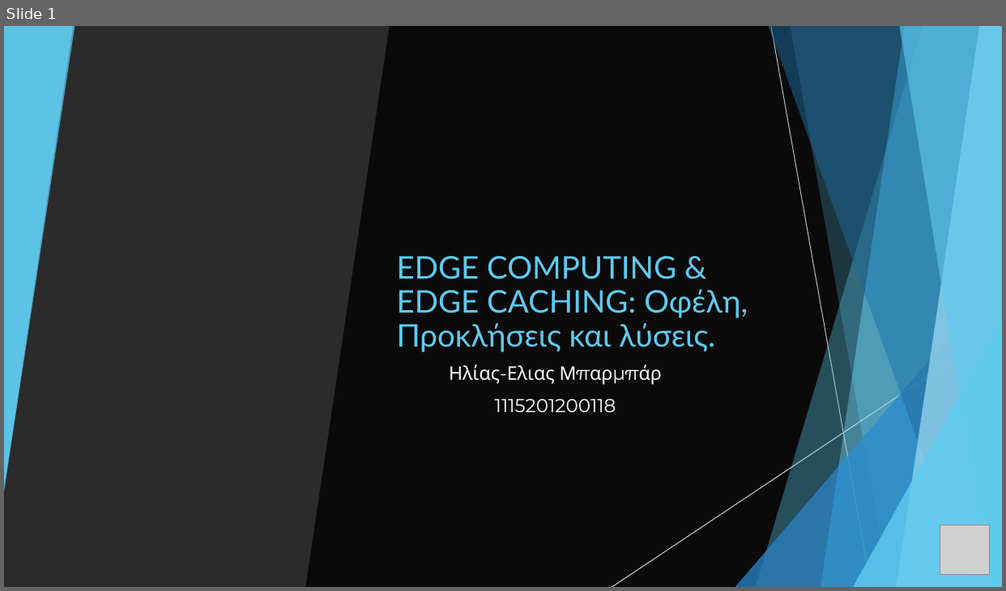
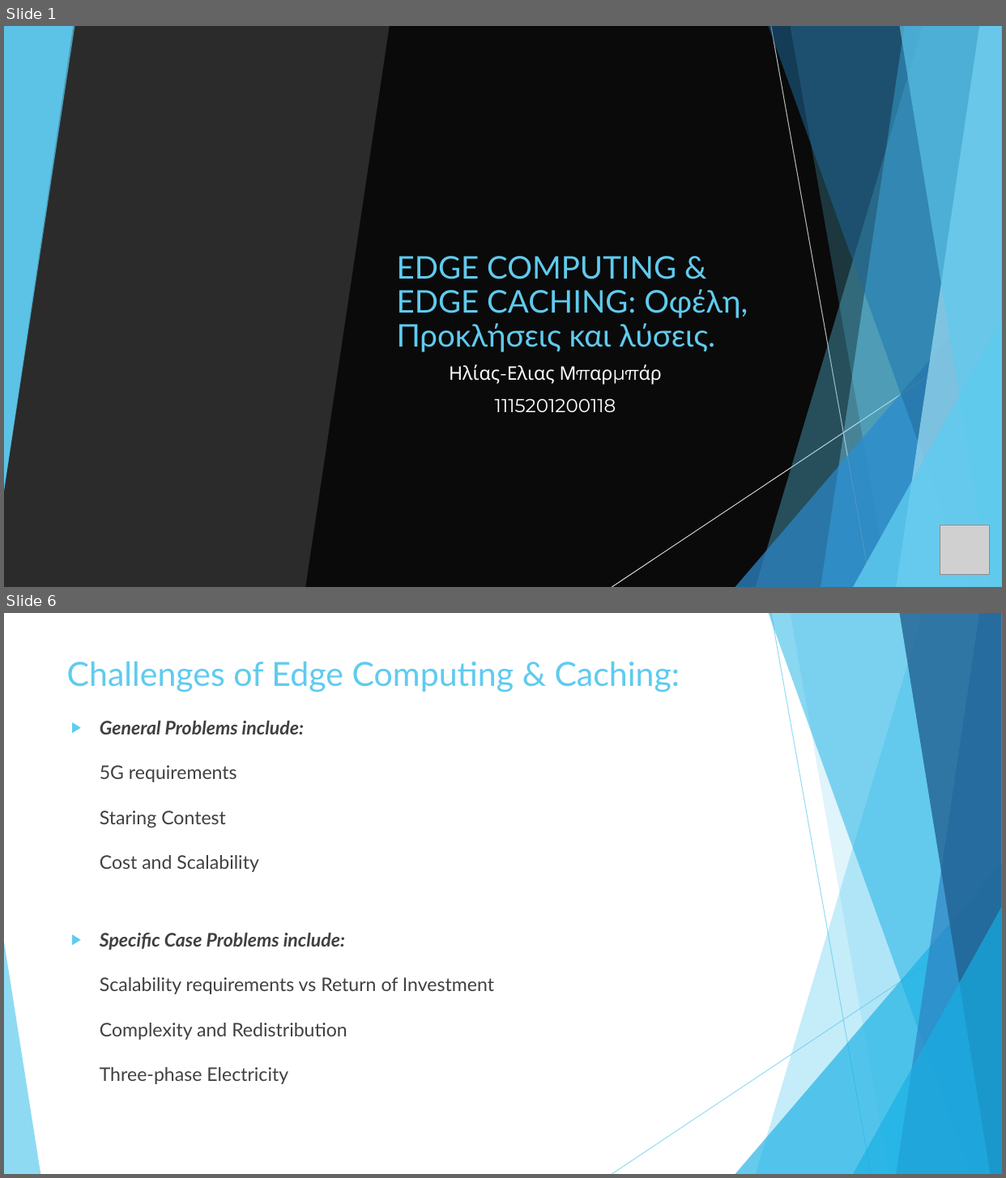
Before and after one commit to IliasBarmpar/Edge-Computing-and-Edge-Caching-Presentation-uni-course, a slide deck: Παρουσίαση Edge Computing & Edge Caching.pptx. Shown one above the other, each under a label of ours: slide 1 before the commit, slides 1 and 6 after it; the slides between them are not shown. The pictures are 1006x591 and 1006x1178 pixels, drawn with LibreOffice and Linux fonts; fonts in the diff are those of the drawing; grey boxes stand for pictures; background and template pictures are left out; a plain dark background stands for a picture behind light text. Boxes give left, top, right and bottom in pixels: in the first picture for what was removed or moved away, otherwise in the second. Text is boxed around its words. In the diff, an @@ line names an element or a change of style, - is before the commit and + after.

```diff
--- a/Παρουσίαση Edge Computing & Edge Caching.pptx
+++ b/Παρουσίαση Edge Computing & Edge Caching.pptx
@@ slide 6 added at (x1=4, y1=613, x2=1002, y2=1174), background #FFFFFF; not listed: 9 template elements that a slide beside it also shows @@
@@ title added at (x1=67, y1=661, x2=680, y2=692), 32 pt, text #5FCBEF @@
+Challenges of Edge Computing & Caching:
@@ text added at (x1=100, y1=721, x2=494, y2=1084), 18 pt, text #404040 @@
+▶ General Problems include:
+  5G requirements
+  Staring Contest
+  Cost and Scalability
+▶ Specific Case Problems include:
+  Scalability requirements vs Return of Investment
+  Complexity and Redistribution
+  Three-phase Electricity
@@ triangle added at (x1=4, y1=942, x2=40, y2=1174), fill #5FCBEF at 70% opacity @@
```
Also in this commit, not shown: 3 slides changed, 3 other slides added, 8 slides removed, 2 other files.
